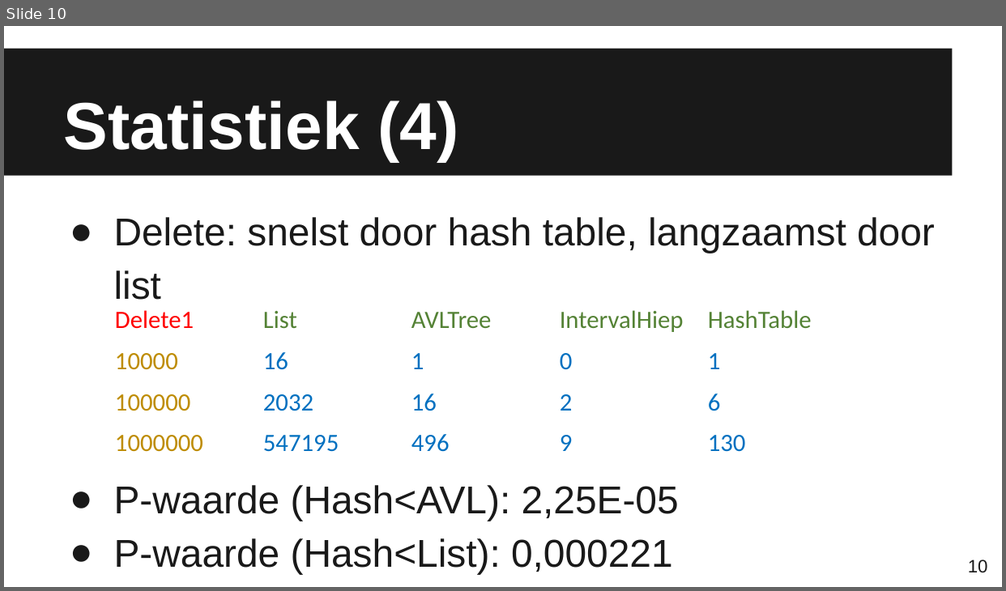
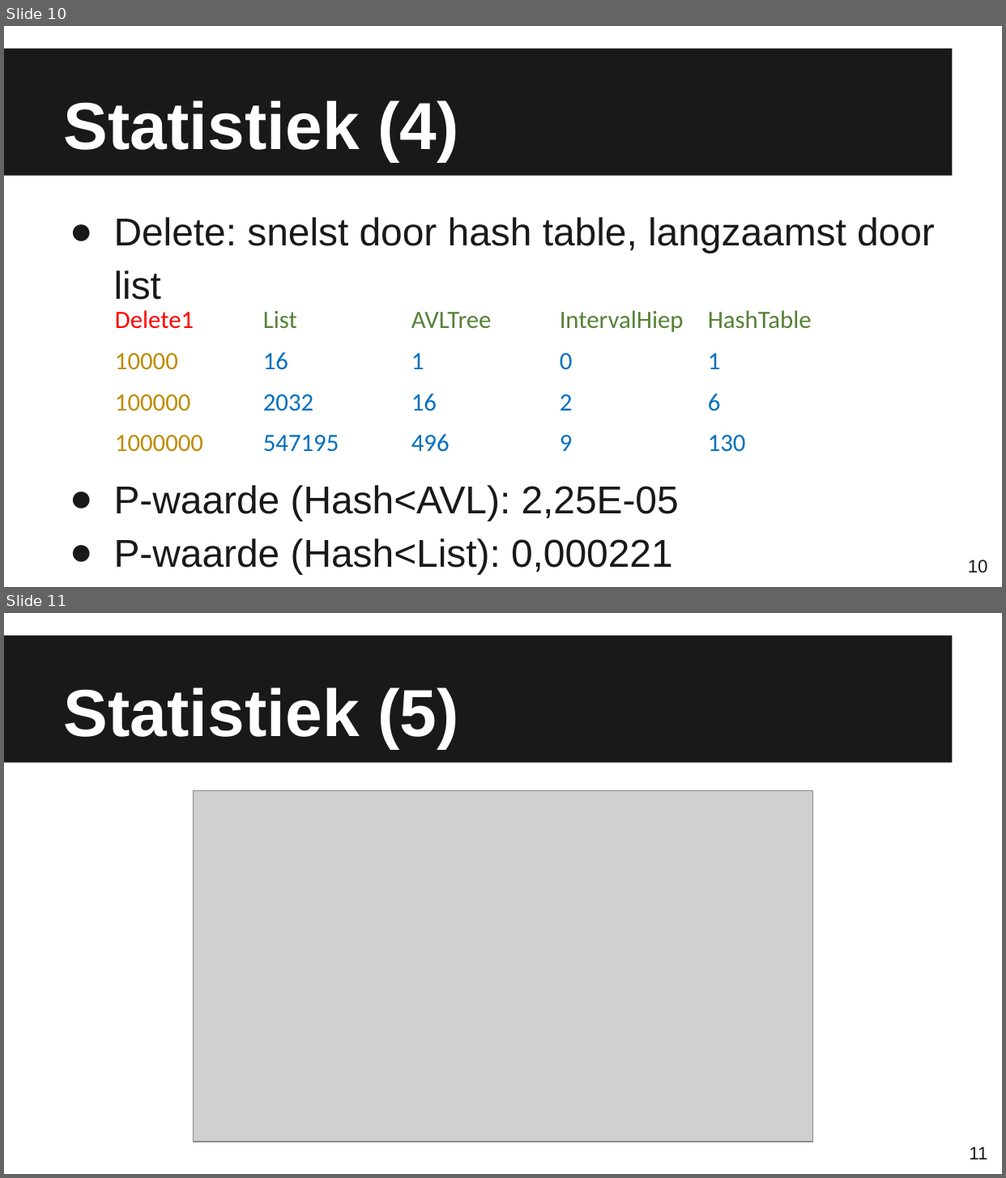
Before and after one commit to sammy0404/OMVISWEG, a slide deck: Eindpresentatie.pptx. Shown one above the other, each under a label of ours: slide 10 before the commit, slides 10 and 11 after it. The pictures are 1006x591 and 1006x1178 pixels, drawn with LibreOffice and Linux fonts; fonts in the diff are those of the drawing; grey boxes stand for pictures. Boxes give left, top, right and bottom in pixels: in the first picture for what was removed or moved away, otherwise in the second. Text is boxed around its words. In the diff, an @@ line names an element or a change of style, - is before the commit and + after.

```diff
--- a/Eindpresentatie.pptx
+++ b/Eindpresentatie.pptx
@@ slide 11 added at (4,613,1002,1174), background #FFFFFF; not listed: 1 template element that a slide beside it also shows @@
@@ title added at (64,688,458,748), 48 pt, text #FFFFFF, bold @@
+Statistiek (5)
@@ picture added at (194,790,813,1142) @@
@@ page number added at (969,1147,987,1160), 13 pt, text #191919 @@
+11
```
Also in this commit, not shown: 1 slide changed, 1 other slide added, 2 slides removed.
